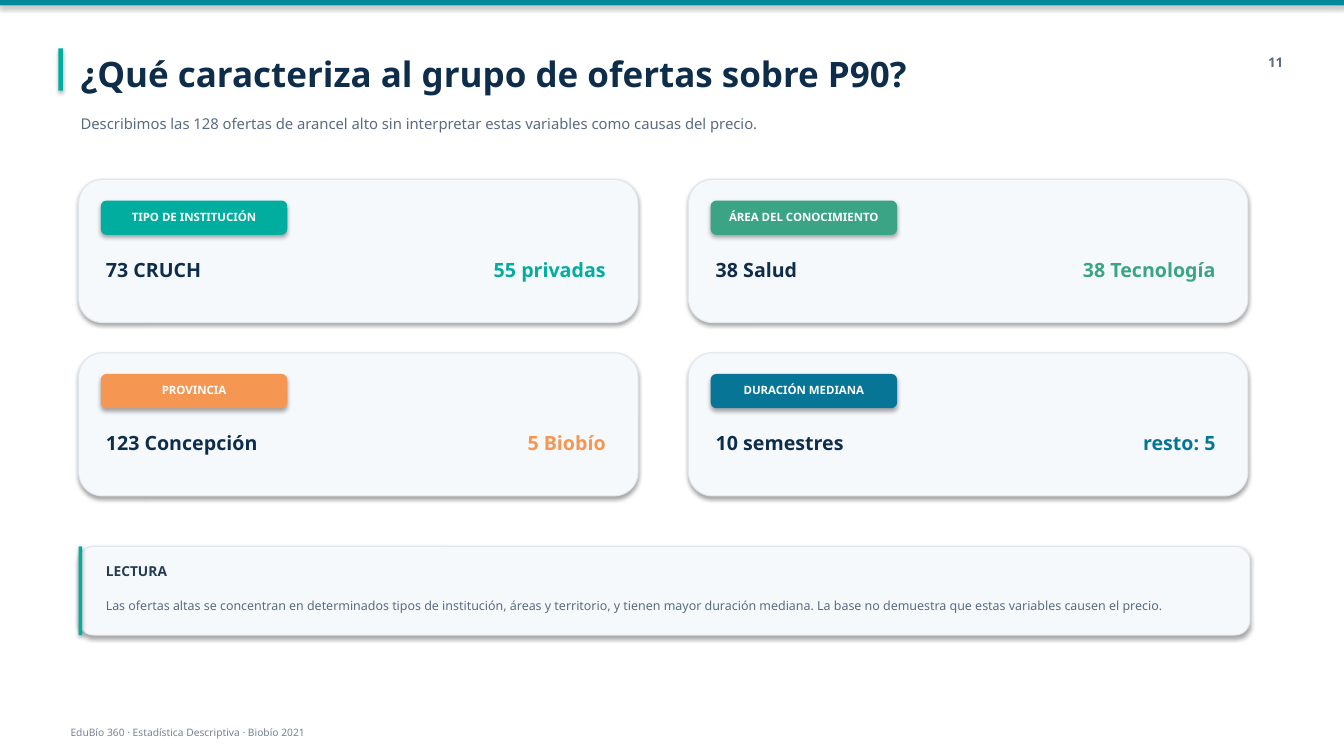
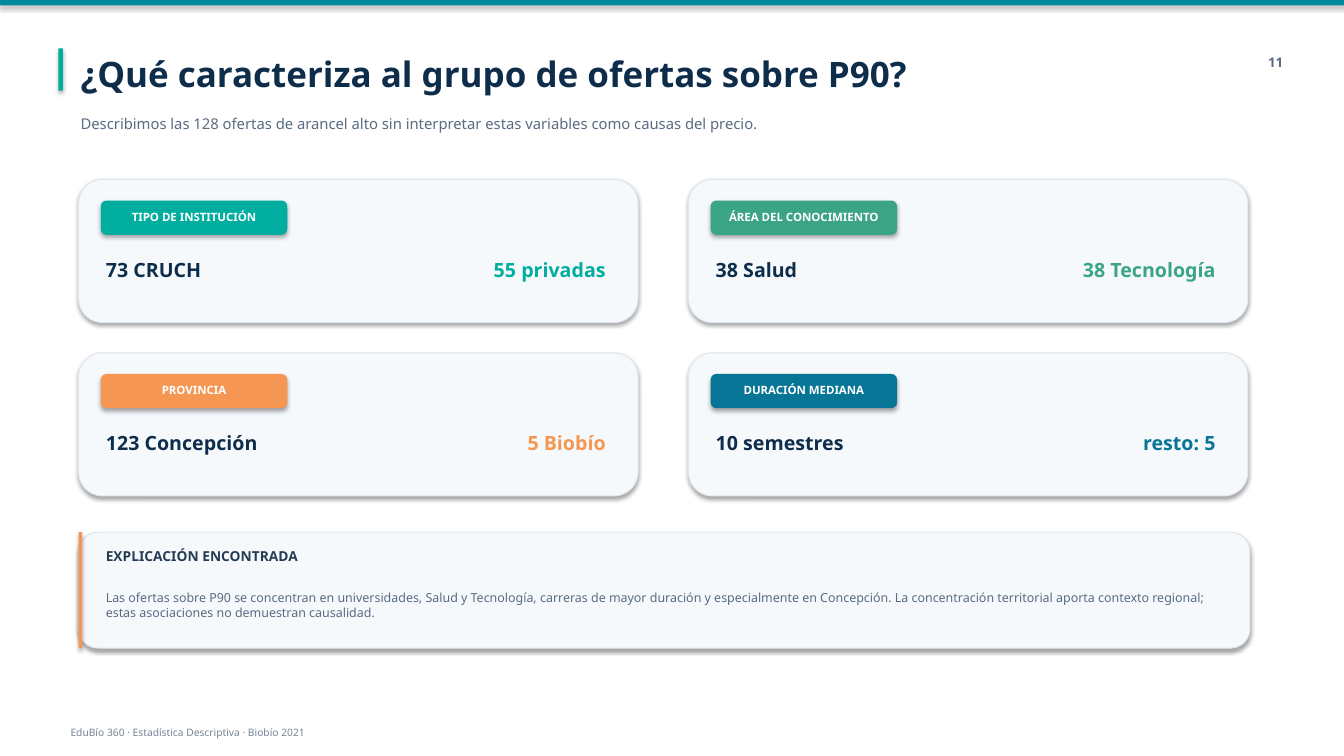
Before and after one commit to Nicricht/Estadistica.descriptiva, a slide deck: slide 11 of presentacion/Del_Acero_al_Algoritmo_Estilo_Profesor.pptx. Drawn at 1344x756 pixels with LibreOffice and Linux fonts; fonts in the diff are those of the drawing. Boxes give left, top, right and bottom in pixels: in the first picture for what was removed or moved away, otherwise in the second. Text is boxed around its words. In the diff, an @@ line names an element or a change of style, - is before the commit and + after.

```diff
--- a/presentacion/Del_Acero_al_Algoritmo_Estilo_Profesor.pptx
+++ b/presentacion/Del_Acero_al_Algoritmo_Estilo_Profesor.pptx
@@ rounded rectangle: place and size @@
-rounded rectangle at (79, 546, 1250, 635)
+rounded rectangle at (79, 532, 1250, 648)
@@ rectangle: place and size @@
-rectangle at (79, 546, 83, 635)
+rectangle at (79, 532, 83, 648)
@@ rectangle at (79, 532, 83, 648): fill #00AD9F to #F59753 @@
@@ text at (106, 548, 298, 561): text changed @@
-LECTURA
+EXPLICACIÓN ENCONTRADA
@@ text at (106, 592, 1203, 617): text changed @@
-Las ofertas altas se concentran en determinados tipos de institución, áreas y territorio, y tienen mayor duración mediana. La base no demuestra que estas variables causen el precio.
+Las ofertas sobre P90 se concentran en universidades, Salud y Tecnología, carreras de mayor duración y especialmente en Concepción. La concentración territorial aporta contexto regional; estas asociaciones no demuestran causalidad.
```
Also in this commit, not shown: 1 other slide changed, 2 other files.
